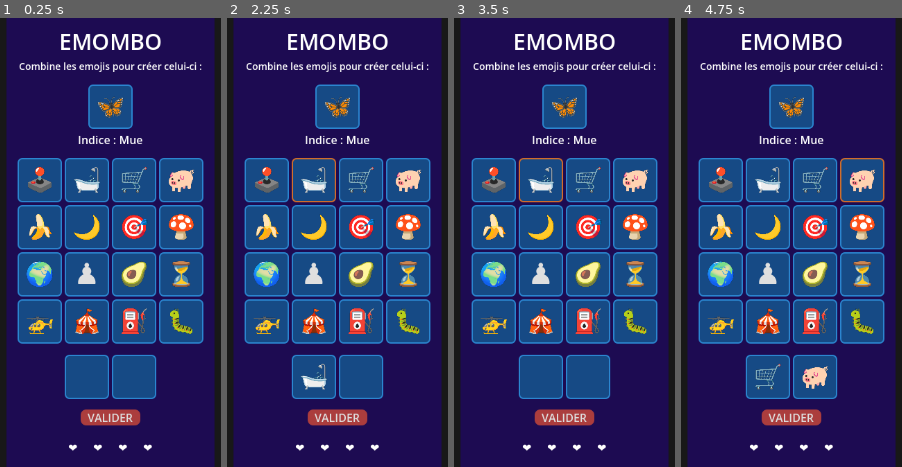
Above: before the commit, frames 1-4 (left to right).
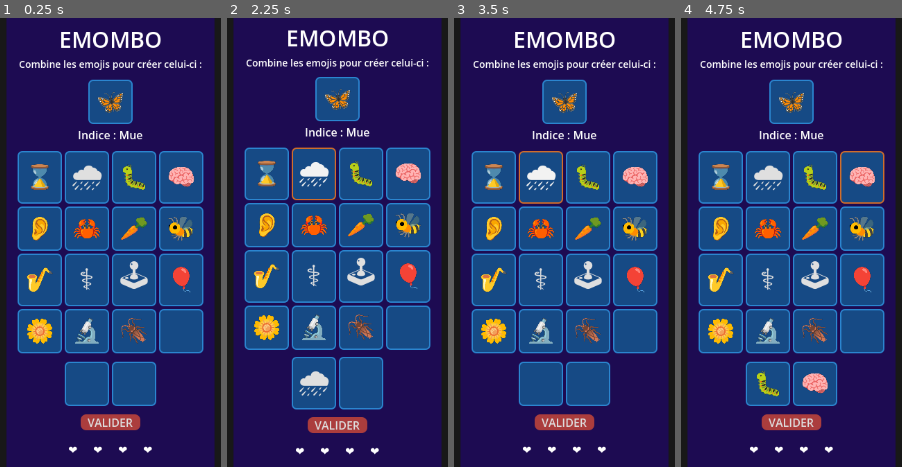
Above: after the commit, the same moments.

Repository: Gatlink/emombo
Game: Godot game, scene res://main.tscn
Two runs of this game, one before a commit and one after it. Both use one fixed random seed, a clock stepped at 60 frames per second and the inputs below.
Inputs (mouse positions are in pixels of both pictures, inside the frame that each line leads up to):
- Up to frame 1 (0.25 s): no input
- Up to frame 2 (2.25 s): click (266, 179) at 0.5 s, where only the run before the commit has a clickable "🕹️"; click (266, 175) at 1.25 s, where only the run after the commit has a clickable "⌛"; click (313, 179) at 2 s, where only the run before the commit has a clickable "🛁"
- Up to frame 3 (3.5 s): click (540, 175) at 2.75 s, where only the run after the commit has a clickable "🌧"
- Up to frame 4 (4.75 s): click "🛒" (after the commit: "🐛") at 3.5 s; click "🐖" (after the commit: "🧠") at 4.25 s

The runs differ from the first frame. In frame 1, 21% of the frame differs, in the area x 7-93%, y 3-97%; in frame 2, 23%, in the area x 7-93%, y 2-98%; in frame 3, 21%; in frame 4, 22%.

Commit message:
Use emoji as strings instead of Resources

Diff:
--- a/Emojis/avocado.tres
+++ /dev/null
@@ -1,8 +0,0 @@
-[gd_resource type="Resource" script_class="EmojiData" format=3 uid="uid://cloatw5u8sq5a"]
-
-[ext_resource type="Script" uid="uid://dhom4gd76weum" path="res://emoji_data.gd" id="1_fnqlj"]
-
-[resource]
-script = ExtResource("1_fnqlj")
-emoji = "🥑"
-metadata/_custom_type_script = "uid://dhom4gd76weum"
--- a/Emojis/banana.tres
+++ /dev/null
@@ -1,8 +0,0 @@
-[gd_resource type="Resource" script_class="EmojiData" format=3 uid="uid://cs7gw0d6oijo0"]
-
-[ext_resource type="Script" uid="uid://dhom4gd76weum" path="res://emoji_data.gd" id="1_6gkst"]
-
-[resource]
-script = ExtResource("1_6gkst")
-emoji = "🍌"
-metadata/_custom_type_script = "uid://dhom4gd76weum"
--- a/Emojis/bath.tres
+++ /dev/null
@@ -1,8 +0,0 @@
-[gd_resource type="Resource" script_class="EmojiData" format=3 uid="uid://dvbae2710sgyh"]
-
-[ext_resource type="Script" uid="uid://dhom4gd76weum" path="res://emoji_data.gd" id="1_sk563"]
-
-[resource]
-script = ExtResource("1_sk563")
-emoji = "🛁"
-metadata/_custom_type_script = "uid://dhom4gd76weum"
--- a/Emojis/butterfly.tres
+++ b/Emojis/butterfly.tres
@@ -1,12 +1,10 @@
 [gd_resource type="Resource" script_class="EmojiData" format=3 uid="uid://c3hwquds756k8"]
 
 [ext_resource type="Script" uid="uid://dhom4gd76weum" path="res://emoji_data.gd" id="1_ithbo"]
-[ext_resource type="Resource" uid="uid://bibchyw7t7jl0" path="res://Emojis/caterpillar.tres" id="2_hq6iy"]
-[ext_resource type="Resource" uid="uid://boafb1psss35w" path="res://Emojis/hourglass.tres" id="3_qjb5f"]
 
 [resource]
 script = ExtResource("1_ithbo")
 emoji = "🦋"
 hint = "Mue"
-combo = Array[ExtResource("1_ithbo")]([ExtResource("2_hq6iy"), ExtResource("3_qjb5f")])
+combo = "🐛⌛"
 metadata/_custom_type_script = "uid://dhom4gd76weum"
--- a/Emojis/cart.tres
+++ /dev/null
@@ -1,8 +0,0 @@
-[gd_resource type="Resource" script_class="EmojiData" format=3 uid="uid://dmeu33w2hi0om"]
-
-[ext_resource type="Script" uid="uid://dhom4gd76weum" path="res://emoji_data.gd" id="1_ket8g"]
-
-[resource]
-script = ExtResource("1_ket8g")
-emoji = "🛒"
-metadata/_custom_type_script = "uid://dhom4gd76weum"
--- a/Emojis/caterpillar.tres
+++ /dev/null
@@ -1,8 +0,0 @@
-[gd_resource type="Resource" script_class="EmojiData" format=3 uid="uid://bibchyw7t7jl0"]
-
-[ext_resource type="Script" uid="uid://dhom4gd76weum" path="res://emoji_data.gd" id="1_6cykw"]
-
-[resource]
-script = ExtResource("1_6cykw")
-emoji = "🐛"
-metadata/_custom_type_script = "uid://dhom4gd76weum"
--- a/Emojis/circus.tres
+++ /dev/null
@@ -1,8 +0,0 @@
-[gd_resource type="Resource" script_class="EmojiData" format=3 uid="uid://doxpwo34ud5g1"]
-
-[ext_resource type="Script" uid="uid://dhom4gd76weum" path="res://emoji_data.gd" id="1_avlrq"]
-
-[resource]
-script = ExtResource("1_avlrq")
-emoji = "🎪"
-metadata/_custom_type_script = "uid://dhom4gd76weum"
--- a/Emojis/earth.tres
+++ /dev/null
@@ -1,8 +0,0 @@
-[gd_resource type="Resource" script_class="EmojiData" format=3 uid="uid://bwytuyujndjtn"]
-
-[ext_resource type="Script" uid="uid://dhom4gd76weum" path="res://emoji_data.gd" id="1_nd7d3"]
-
-[resource]
-script = ExtResource("1_nd7d3")
-emoji = "🌍"
-metadata/_custom_type_script = "uid://dhom4gd76weum"
--- a/Emojis/fuel.tres
+++ /dev/null
@@ -1,8 +0,0 @@
-[gd_resource type="Resource" script_class="EmojiData" format=3 uid="uid://dr374tjmiwogf"]
-
-[ext_resource type="Script" uid="uid://dhom4gd76weum" path="res://emoji_data.gd" id="1_2nwtr"]
-
-[resource]
-script = ExtResource("1_2nwtr")
-emoji = "⛽"
-metadata/_custom_type_script = "uid://dhom4gd76weum"
--- a/Emojis/helicopter.tres
+++ /dev/null
@@ -1,8 +0,0 @@
-[gd_resource type="Resource" script_class="EmojiData" format=3 uid="uid://c4bsgq2k8lr0w"]
-
-[ext_resource type="Script" uid="uid://dhom4gd76weum" path="res://emoji_data.gd" id="1_7p7qb"]
-
-[resource]
-script = ExtResource("1_7p7qb")
-emoji = "🚁"
-metadata/_custom_type_script = "uid://dhom4gd76weum"
--- a/Emojis/hourglass.tres
+++ /dev/null
@@ -1,8 +0,0 @@
-[gd_resource type="Resource" script_class="EmojiData" format=3 uid="uid://boafb1psss35w"]
-
-[ext_resource type="Script" uid="uid://dhom4gd76weum" path="res://emoji_data.gd" id="1_vab5y"]
-
-[resource]
-script = ExtResource("1_vab5y")
-emoji = "⏳"
-metadata/_custom_type_script = "uid://dhom4gd76weum"
--- a/Emojis/joystick.tres
+++ /dev/null
@@ -1,8 +0,0 @@
-[gd_resource type="Resource" script_class="EmojiData" format=3 uid="uid://cidv5u0yvg6wv"]
-
-[ext_resource type="Script" uid="uid://dhom4gd76weum" path="res://emoji_data.gd" id="1_dls4o"]
-
-[resource]
-script = ExtResource("1_dls4o")
-emoji = "🕹️"
-metadata/_custom_type_script = "uid://dhom4gd76weum"
--- a/Emojis/moon.tres
+++ /dev/null
@@ -1,8 +0,0 @@
-[gd_resource type="Resource" script_class="EmojiData" format=3 uid="uid://bpl3eu1fyb2to"]
-
-[ext_resource type="Script" uid="uid://dhom4gd76weum" path="res://emoji_data.gd" id="1_sminu"]
-
-[resource]
-script = ExtResource("1_sminu")
-emoji = "🌙"
-metadata/_custom_type_script = "uid://dhom4gd76weum"
--- a/Emojis/mushroom.tres
+++ /dev/null
@@ -1,8 +0,0 @@
-[gd_resource type="Resource" script_class="EmojiData" format=3 uid="uid://bmwaba2un1bep"]
-
-[ext_resource type="Script" uid="uid://dhom4gd76weum" path="res://emoji_data.gd" id="1_4tl04"]
-
-[resource]
-script = ExtResource("1_4tl04")
-emoji = "🍄"
-metadata/_custom_type_script = "uid://dhom4gd76weum"
--- a/Emojis/pawn.tres
+++ /dev/null
@@ -1,8 +0,0 @@
-[gd_resource type="Resource" script_class="EmojiData" format=3 uid="uid://cdvkhfw5gajhn"]
-
-[ext_resource type="Script" uid="uid://dhom4gd76weum" path="res://emoji_data.gd" id="1_46u5q"]
-
-[resource]
-script = ExtResource("1_46u5q")
-emoji = "♟"
-metadata/_custom_type_script = "uid://dhom4gd76weum"
--- a/Emojis/pig.tres
+++ /dev/null
@@ -1,8 +0,0 @@
-[gd_resource type="Resource" script_class="EmojiData" format=3 uid="uid://boe617r52cnbk"]
-
-[ext_resource type="Script" uid="uid://dhom4gd76weum" path="res://emoji_data.gd" id="1_wgu0i"]
-
-[resource]
-script = ExtResource("1_wgu0i")
-emoji = "🐖"
-metadata/_custom_type_script = "uid://dhom4gd76weum"
--- a/Emojis/target.tres
+++ /dev/null
@@ -1,8 +0,0 @@
-[gd_resource type="Resource" script_class="EmojiData" format=3 uid="uid://cn2vqd0ql333n"]
-
-[ext_resource type="Script" uid="uid://dhom4gd76weum" path="res://emoji_data.gd" id="1_ev5uc"]
-
-[resource]
-script = ExtResource("1_ev5uc")
-emoji = "🎯"
-metadata/_custom_type_script = "uid://dhom4gd76weum"
--- a/Slot/emoji_slot.gd
+++ b/Slot/emoji_slot.gd
@@ -2,19 +2,8 @@
 extends Button
 
 
-signal selected(slot: EmojiData)
-
-
-@export var data: EmojiData:
-	set(value):
-		data = value
-		text = data.emoji if data != null else ""
-
-
-func _ready() -> void:
-	if data != null:
-		text = data.emoji
+signal selected(emoji: String)
 
 
 func _on_pressed() -> void:
-	selected.emit(data)
+	selected.emit(text)
--- a/emoji_data.gd
+++ b/emoji_data.gd
@@ -4,4 +4,4 @@
 
 @export var emoji: String
 @export var hint: String
-@export var combo: Array[EmojiData]
+@export var combo: String
--- a/game.gd
+++ b/game.gd
@@ -6,17 +6,18 @@
 const MAX_SELECTED_COUNT := 5
 const MAX_HEALTH := 4
 
-
 # All emojis which can appear in the pool
-var emojis: Array[EmojiData] = []
+var emojis := "☠️👽🤖🐕🐈🐅🐎🦏🐄🐖🐑🐪🦘🦥🦨🐘🐀🐇🐿️🦫🦎🐊🐢🐍🐉🦦🦈🐬🦭🐋🐟🦀🦆🐓🦩🦉🐧🦇🐌🐛🦟🪱🦗🐜🪳🐝🐞🧟🦴🦷🧠🫀🫅👮🕵️🥷🧑‍⚕️🧑‍🍳🧑‍🚀🧙🧛👂💪👃🎈🧨🎄🎞️🎠🎪🎨🧵🛒👓🦺🧦👑🎩⚽🏀🏈🎳🎯🥋🏆🕹️🎲🪩♟️🎤🎷🎸🗝️🧬💊🔬🧪🩸🛡️💡📖🖌️⌛🍟🍿🧀🥫🥩🫖🍯🍫🧊🍅🍄🥕🌼🌳🚗🛹🛼🚲✈️🚀🛸⛽🌍🏔️🏖️🏠⛩️🗽🌧️🌕☀️💧🔥☂️"
 # Emojis that will be proposed to the player to combine
-var pool: Array[EmojiData] = []
+var pool: Array[String] = []
 # Emojis the player must find to win (first one is the one currently being guessed)
 var queue: Array[EmojiData] = []
 # Emojis selected by the player
-var selected: Array[EmojiData] = []
+var selected: Array[String] = []
 # Attempts left in the current game
 var health: int
+# Indices used to create the pool
+var indexes: Array[int] = []
 
 
 func _ready() -> void:
@@ -25,50 +26,61 @@
 		if data == null:
 			continue
 
-		if data.combo.size() == 0:
-			emojis.append(data)
-		else:
-			queue.append(data)
+		queue.append(data)
 
-	queue.sort_custom(func (a: EmojiData, b: EmojiData): return a.combo.size() < b.combo.size())
+	queue.sort_custom(func (a: EmojiData, b: EmojiData): return a.combo.length() < b.combo.length())
+	pool.resize(POOL_SIZE)
 	start_game()
 
 
 func start_game() -> void:
 	generate_pool()
-	selected.resize(queue.front().combo.size())
-	selected.fill(null)
+	selected.resize(queue.front().combo.length())
+	selected.fill("")
 	health = MAX_HEALTH
 
 
 func end_game() -> void:
-	emojis.append(queue.pop_front())
+	emojis += queue.pop_front().emoji
+
+
+func generate_indexes() -> void:
+	for i in emojis.length():
+		indexes.append(i)
+	indexes.shuffle()
 
 
 func generate_pool() -> void:
-	emojis.shuffle()
-	pool = emojis.slice(0, POOL_SIZE)
-	for emoji in queue.front().combo:
-		if not pool.has(emoji):
-			pool[randi() % POOL_SIZE] = emoji
+	pool.clear()
+	for i in POOL_SIZE:
+		if indexes.size() == 0:
+			generate_indexes()
+
+		var index: int = indexes.pop_front()
+		pool.append(emojis[index])
+
+	var to_find: EmojiData = queue.front()
+	for i in to_find.combo.length():
+		if not pool.has(to_find.combo[i]):
+			pool[randi() % POOL_SIZE] = to_find.combo[i]
 
 
-func select(emoji: EmojiData) -> void:
+func select(emoji: String) -> void:
 	for i in selected.size():
-		if selected[i] == null:
+		if selected[i].is_empty():
 			selected[i] = emoji
 			return
 
 
-func unselect(emoji: EmojiData) -> void:
+func unselect(emoji: String) -> void:
 	for i in selected.size():
 		if selected[i] == emoji:
-			selected[i] = null
+			selected[i] = ""
 			return
 
 
 func is_selection_valid() -> bool:
 	for emoji in selected:
-		if emoji == null or not queue.front().combo.has(emoji):
+		if emoji == "" or not queue.front().combo.find(emoji) >= 0:
 			return false
 	return true
--- a/main.gd
+++ b/main.gd
@@ -34,8 +34,8 @@
 		update_health()
 
 
-func on_grid_emoji_selected(emoji: EmojiData) -> void:
-	if Game.selected.has(emoji):
+func on_grid_emoji_selected(emoji: String) -> void:
+	if Game.selected.find(emoji) >= 0:
 		Game.unselect(emoji)
 	else:
 		Game.select(emoji)
@@ -58,14 +58,14 @@
 func update_grid() -> void:
 	for i in Game.POOL_SIZE:
 		var slot := grid.get_child(i) as EmojiSlot
-		slot.data = Game.pool[i]
+		slot.text = Game.pool[i]
 
 
 func update_combo() -> void:
 	for i in Game.MAX_SELECTED_COUNT:
 		var slot := combo.get_child(i) as EmojiSlot
 		if i < Game.selected.size():
-			slot.data = Game.selected[i]
+			slot.text = Game.selected[i]
 			slot.show()
 		else:
 			slot.hide()
